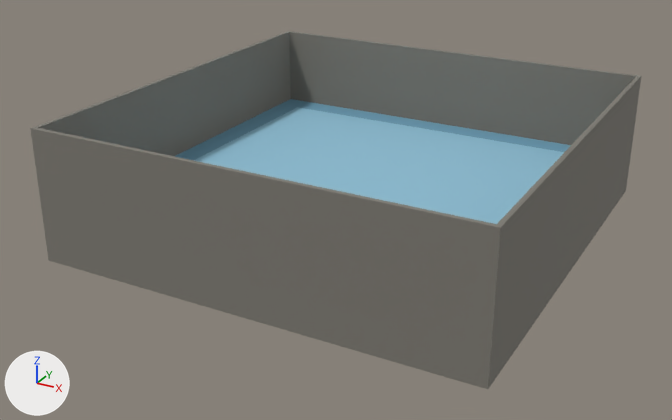
The glTF model game/godot/kit/glb/sakura_floor_water.glb: old version first, new version second.
Both versions are drawn from a camera (50 mm lens) standing at (0.911, -1.779, 0.608) and looking at (-0.031, -0.066, -0.248). Arrows for +X, +Y and +Z are at lower left; the lights stay in place. The picture after the commit comes second. Vertices at exactly the same position are counted once.

The scene before the commit, as lines of its bpy script (objects in view):
```python
me_sakura_floor_water = bpy.data.meshes.new('sakura_floor_water')
me_sakura_floor_water.from_pydata(...)  # 20 vertices, 36 faces; spans x -0.5..0.5, y -0.5..0.5, z -0.3..0.0
me_sakura_floor_water.materials.append(mat_sakura_palette)  # picture img_sakura_palette
ob_sakura_floor_water = bpy.data.objects.new('sakura_floor_water', me_sakura_floor_water)
ob_sakura_floor_water.location = (0.0, 0.0, 0.0)
```
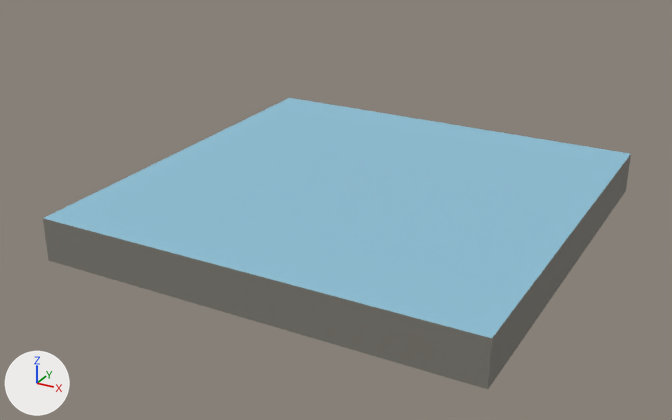
Location of each change, [x1, y1, x2, y2] in pixels of the pictures (672 x 420 px):
'sakura_floor_water', reshaped (19% shorter): before [30, 31, 641, 389]; after [43, 98, 631, 389]

What changed in the scene script:
```text
Change me_sakura_floor_water:
    used by ob_sakura_floor_water; location = (0.0, 0.0, 0.0)
    remove me_sakura_floor_water.from_pydata(...)  # 20 vertices, 36 faces; spans x -0.5..0.5, y -0.5..0.5, z -0.3..0.0
    add me_sakura_floor_water.from_pydata(...)  # 8 vertices, 12 faces; spans x -0.5..0.5, y -0.5..0.5, z -0.3..-0.2
    me_sakura_floor_water part 1
    16 vertices are removed from x -0.5..0.5, y -0.5..0.5, z -0.2..0.0
    34 faces are deleted
    4 vertices are added at (-0.5, -0.5, -0.2), (-0.5, 0.5, -0.2), (0.5, -0.5, -0.2), (0.5, 0.5, -0.2)
    10 new faces join them
```
